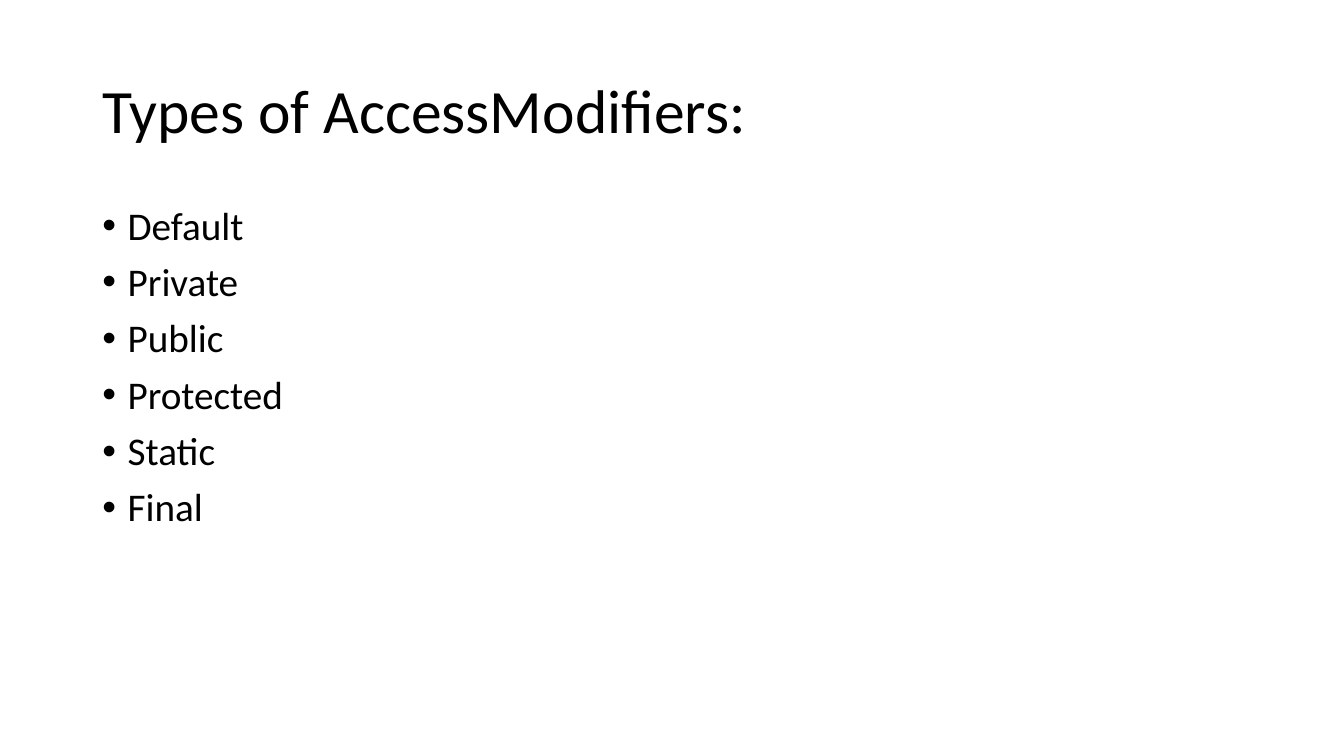
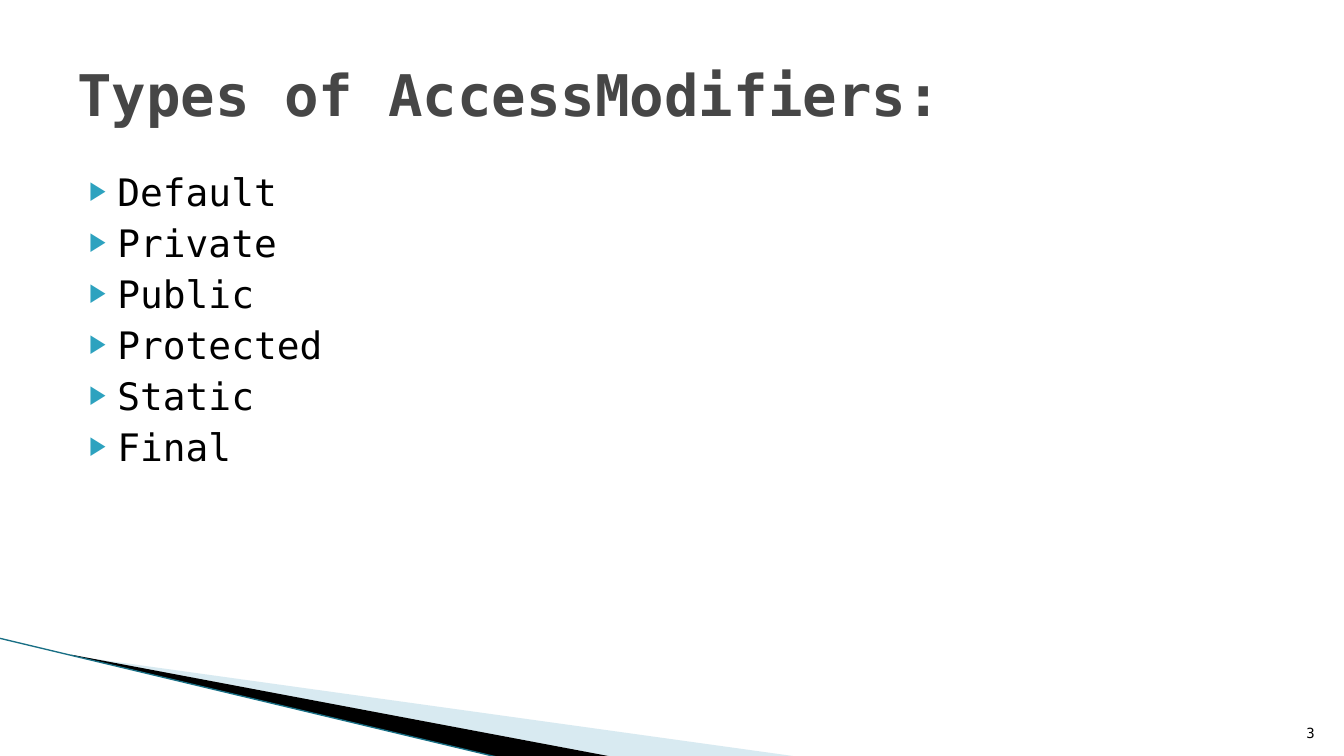
Before and after one commit to sirikoushik/PPT, a slide deck: slide 3 of Access Modifiers.pptx. Drawn at 1344x756 pixels with LibreOffice and Linux fonts; fonts in the diff are those of the drawing; background and template pictures are left out. Boxes give left, top, right and bottom in pixels: in the first picture for what was removed or moved away, otherwise in the second. Text is boxed around its words. In the diff, an @@ line names an element or a change of style, - is before the commit and + after.

```diff
--- a/Access Modifiers.pptx
+++ b/Access Modifiers.pptx
@@ title "Types of AccessModifiers:": place and size @@
-title "Types of AccessModifiers:" at <box>102,90,746,143</box>
+title "Types of AccessModifiers:" at <box>77,69,941,128</box>
@@ title "Types of AccessModifiers:" at <box>77,69,941,128</box>: size 44 to 41 pt, font Calibri to DejaVu Sans Mono, text colour #000000 to #464646, bold on; line spacing 0.9 to 1 @@
@@ text "Default": place and size @@
-text "Default" at <box>128,212,283,522</box>
+text "Default" at <box>117,177,322,462</box>
@@ text "Default" at <box>117,177,322,462</box>: size 28 to 27 pt, font Calibri to DejaVu Sans Mono; bullet • to ▶; line spacing 0.9 to 1; less space between paragraphs @@
@@ line added from (0, 638) to (499, 756), #97C5D8 0.95 pt @@
@@ freeform shape added at <box>72,654,614,756</box>, fill #000000 @@
@@ freeform shape added at <box>74,655,800,756</box>, fill #A0CBDC at 40% opacity @@
@@ page number added at <box>1306,727,1314,738</box>, 10 pt, text #000000 @@
+3
```
Also in this commit, not shown: 8 other slides changed, 2 slides added, 2 slides removed.
